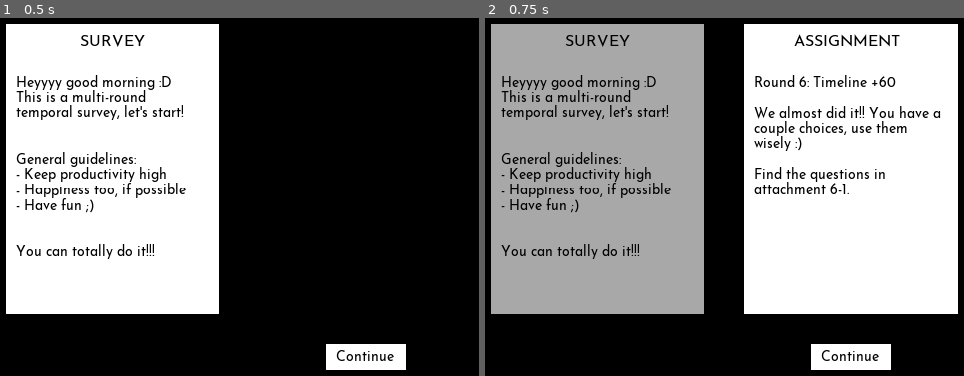
Above: before the commit, frames 1-2 (left to right).
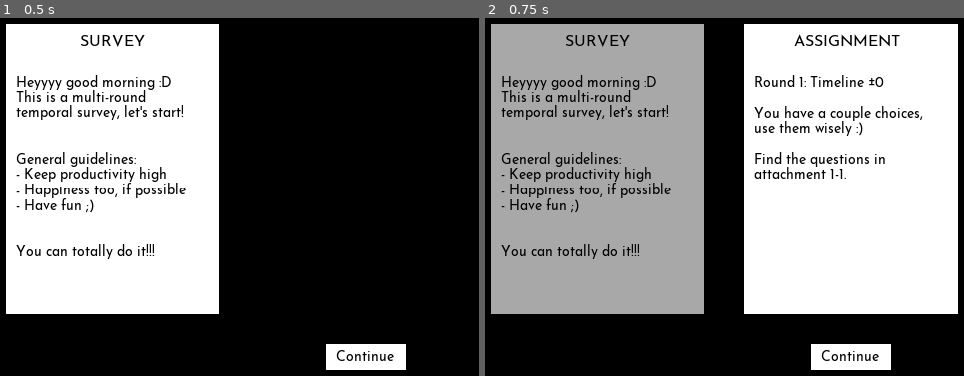
Above: after the commit, the same moments.

Repository: TidB/a-survey-in-a-small-town
Game: Godot game, scene res://assignment.tscn
The game is run twice, just before and just after one commit, with the same random seed, the same clock (stepped at 60 frames per second) and the same inputs.
Inputs (mouse positions are in pixels of both pictures, inside the frame that each line leads up to):
- Up to frame 1 (0.5 s): no input
- Up to frame 2 (0.75 s): tap Enter at 0.5 s; move the mouse to (810, 343) at 0.52 s; hold Space (advance) from 0.53 s (still down); click (810, 343) at 0.67 s

Frame 1 is identical in both runs. In frame 2, 2.6% of the frame differs, in the area x 56-95%, y 15-50%.

Commit message:
Lots of stuff
- Added gitignore,
- Added productivity cooldown
- Fixed more bugs with mouse clicks not really being clicks
- Revised a lot of dialogue
- Added end screen
- 64bit export is now only a single file
- 32bit export added
- Added basic happiness counter
- Added evaluations
- Removed pause function
- Fixed transition bug at the end
- Added kool fade effect for the end

Diff:
--- a/Global.gd
+++ b/Global.gd
@@ -13,7 +13,15 @@
 		'avail': [Person.Mary, Person.Alison, Person.Emily, Person.Alex, Person.Nelly],
 		'rift': [],
 		'wind': [0, 0, 0],
-		'asgmt': '\nRound 5: Timeline -40\n\nThis is technically the first interview, so no choices yet :)\n\nFind the questions in attachment 5-1.',
+		'asgmt': '\nRound 5: Timeline -40\n\nThis is technically the first interview, so no choices yet :)\n\nThe survey\'s taking a bit long, it would be AWESOME if you could hurry up a bit!! <3\n\nFind the questions in attachment 5-1.',
+		'eval': 'Good job!\nThe interviewees think it is just another survey!',
+		'happy': {
+			Person.Mary: 100,
+			Person.Alison: 80,
+			Person.Alex: 90,
+			Person.Emily: 90,
+			Person.Nelly: 100,
+		},
 	},
 	{
 		'offset': -25,
@@ -22,6 +30,13 @@
 		'rift': [],
 		'wind': [0, 0, 0],
 		'asgmt': '\nRound 2: Timeline -25\n\nThis is technically only their second interview, so no choices yet :)\n\nFind the questions in attachment 2-1.',
+		'eval': 'One down, only four more to go ;)\n\nSeems like it won\t take much longer!!',
+		'happy': {
+			Person.Mary: 100,
+			Person.Alex: 90,
+			Person.Emily: 80,
+			Person.Nelly: 100,
+		},
 	},
 	{
 		'offset': 0,
@@ -30,6 +45,8 @@
 		'rift': ['Small'],
 		'wind': [1000, -5, 3],
 		'asgmt': '\nRound 1: Timeline ±0\n\nYou have a couple choices, use them wisely :)\n\nFind the questions in attachment 1-1.',
+		'eval': 'Not bad for your first temporal interview, you\'re making great progress! :D',
+		'happy': {},
 	},
 	{
 		'offset': 5,
@@ -38,6 +55,8 @@
 		'rift': ['Medium'],
 		'wind': [2500, -10, 3],
 		'asgmt': '\nRound 3: Timeline +5\n\nYou have a couple choices, use them wisely :)\n\nFind the questions in attachment 3-1.',
+		'eval': 'Looking good!!',
+		'happy': {},
 	},
 	{
 		'offset': 20,
@@ -45,7 +64,9 @@
 		'avail': [Person.Emily, Person.Nelly],
 		'rift': ['Large'],
 		'wind': [7500, -20, 3.1],
-		'asgmt': '\nRound 4: Timeline +20\n\nYou have a couple choices, use them wisely :)\n\nFind the questions in attachment 4-1.',
+		'asgmt': '\nRound 4: Timeline +20\n\nYou have a couple more choices, use them wisely :)\n\nFind the questions in attachment 4-1.',
+		'eval': 'We\'re almost done!! Now a small detour to plant the seeds of doubt ;)',
+		'happy': {},
 	},
 	{
 		'offset': 60,
@@ -53,28 +74,35 @@
 		'avail': [Person.Nelly],
 		'rift': ['Final', 'FinalBase'],
 		'wind': [20000, -20, 3.2],
-		'asgmt': '\nRound 6: Timeline +60\n\nWe almost did it!! You have a couple choices, use them wisely :)\n\nFind the questions in attachment 6-1.',
-	},
+		'asgmt': '\nRound 6: Timeline +60\n\nWe almost did it!!\n\nGET.\nTHIS.\nDONE.\n;)\n\nFind the questions in attachment 6-1.',
+		'eval': '',
+		'happy': {},
+	}
 ]
 
 var choices = {}
 var picked = []
 
+var happiness = {
+	Person.Alex: 90,
+	Person.Emily: 80,
+	Person.Nelly: 100,
+}
+
 var timelines = 6
-var current_step = 5
+var current_step = 0
 var current_time setget ,get_current_time
 var current_config setget ,get_current_config
 var report_state = ReportState.Survey
 var productivity = 50
+var current_cooldown = 0
 var interview_person
 
 func _ready():
 	self.set_pause_mode(2)
 
 func _input(event):
-	if event.is_action_pressed("ui_cancel"):
-		get_tree().paused = !get_tree().paused
-	elif event.is_action_pressed("fullscreen"):
+	if event.is_action_pressed("fullscreen"):
 		OS.window_fullscreen = !OS.window_fullscreen
 
 func get_current_config():
@@ -83,13 +111,24 @@
 func get_current_time():
 	return ORDER[current_step]
 
+func decrease_cooldown():
+	current_cooldown = clamp(current_cooldown - 1, 0, 3)
+
+func reset_cooldown():
+	current_cooldown = 3
+
+func average_happiness():
+	var sum = 0
+	for person in self.current_config["avail"]:
+		sum += happiness[person]
+	return sum / len(self.current_config["avail"])
+
 func switch_to_interview(person):
 	interview_person = person
 	get_tree().change_scene("res://interview.tscn")
 
 func interview_finished():
 	if len(picked) >= len(self.current_config["avail"]):
-		current_step += 1
 		report_state = ReportState.Evaluation
 		picked = []
 		get_tree().change_scene("res://assignment.tscn")
@@ -98,6 +137,13 @@
 
 func evaluation_finished():
 	if report_state == ReportState.Evaluation or report_state == ReportState.Survey:
+		if report_state == ReportState.Evaluation:
+			current_step += 1
+			print(current_step)
+			print(timelines)
+			if current_step >= timelines:
+				get_tree().change_scene("res://end.tscn")
+				return
 		report_state = ReportState.Assignment
 		get_tree().change_scene("res://assignment.tscn")
 	else:
--- a/assignment.gd
+++ b/assignment.gd
@@ -17,7 +17,7 @@
 	$evaluation.visible = false
 
 func set_assignment():
-	$assignment/RichTextLabel.text = Global.current_config["asgmt"]
+	$assignment/RichTextLabel.text = Global.current_config['asgmt']
 	$survey.visible = true
 	$survey/bg.color = Color.darkgray
 	$assignment.visible = true
@@ -25,6 +25,22 @@
 	$evaluation.visible = false
 
 func set_evaluation():
+	var text = Global.current_config['eval'] + "\n\n"
+
+	if Global.productivity <= 40:
+		Global.reset_cooldown()
+		text += "Your productivity was a tad low, so in the next few choices you'll have to pick the option that's better (for us) ;)"
+	else:
+		text += "Nice job keeping productivity high!! :D"
+
+	text += "\n\n"
+
+	if Global.average_happiness() <= 50:
+		text += "Aww, the interviewees were kinda sad :'("
+	else:
+		text += "Wow!! The interviewees were happy (enough)! Remember that this is not (y)our goal though ;)"
+
+	$evaluation/RichTextLabel.text = text
 	$survey.visible = true
 	$survey/bg.color = Color.darkgray
 	$assignment.visible = true
@@ -33,5 +49,5 @@
 	$evaluation/bg.color = Color.white
 
 func _on_Button_input_event(viewport, event, shape_idx):
-	if (event is InputEventMouseButton && event.pressed):
+	if event is InputEventMouseButton and event.button_index == BUTTON_LEFT and event.pressed:
 		Global.evaluation_finished()
--- /dev/null
+++ b/chatter.tscn
@@ -0,0 +1,7 @@
+[gd_scene format=2]
+
+[node name="Node2D" type="Node2D"]
+
+[node name="bg" type="Polygon2D" parent="."]
+color = Color( 0, 0, 0, 1 )
+polygon = PoolVector2Array( 0, 0, 0, 1080, 1920, 1080, 1920, 0 )
--- /dev/null
+++ b/end.gd
@@ -0,0 +1,5 @@
+extends Node2D
+
+func _input(event):
+	if event.is_action_pressed("advance"):
+		get_tree().quit()
--- /dev/null
+++ b/end.tscn
@@ -0,0 +1,46 @@
+[gd_scene load_steps=5 format=2]
+
+[ext_resource path="res://font/JosefinSans-Regular.ttf" type="DynamicFontData" id=1]
+[ext_resource path="res://end.gd" type="Script" id=2]
+
+[sub_resource type="DynamicFont" id=1]
+size = 200
+font_data = ExtResource( 1 )
+
+[sub_resource type="DynamicFont" id=2]
+size = 100
+font_data = ExtResource( 1 )
+
+[node name="Node2D" type="Node2D"]
+script = ExtResource( 2 )
+
+[node name="bg" type="Polygon2D" parent="."]
+color = Color( 0, 0, 0, 1 )
+polygon = PoolVector2Array( 0, 0, 0, 1080, 1920, 1080, 1920, 0, 1920, 0 )
+
+[node name="Label" type="Label" parent="."]
+margin_left = 240.0
+margin_top = 224.0
+margin_right = 1679.0
+margin_bottom = 627.0
+custom_fonts/font = SubResource( 1 )
+custom_colors/font_color = Color( 1, 1, 1, 1 )
+text = "A Survey
+in a Small Town"
+align = 1
+__meta__ = {
+"_edit_use_anchors_": false
+}
+
+[node name="Label2" type="Label" parent="."]
+margin_left = 240.0
+margin_top = 704.0
+margin_right = 1679.0
+margin_bottom = 1107.0
+custom_fonts/font = SubResource( 2 )
+custom_colors/font_color = Color( 1, 1, 1, 1 )
+text = "Thanks for 'playing' ;)"
+align = 1
+__meta__ = {
+"_edit_use_anchors_": false
+}
--- a/interview.gd
+++ b/interview.gd
@@ -1,21 +1,27 @@
 extends Node2D
 
-const MINIMUM_WAIT = 800
-
-enum Action {PLAYER, PERSON, FADE, CHOICE}
+const MINIMUM_WAIT = 700
+
+enum Action {PLAYER, PERSON, FADE, FADEPARTIAL, CHOICE}
 signal choice_picked
 signal advance
 
 var last_line
 var current_choice
 var timer
-var happiness = 100
+var happiness
 
 func _ready():
+	if Global.current_config["happy"]:
+		happiness = Global.current_config["happy"][Global.interview_person]
+	else:
+		happiness = Global.happiness[Global.interview_person]
 	$person.person = Global.interview_person
 	$Background.color = Global.get_bg_color()
 	$Choice/Choice1Bg/CollisionPolygon2D.polygon = $Choice/Choice1Bg/Polygon2D.polygon
 	$Choice/Choice2Bg/CollisionPolygon2D.polygon = $Choice/Choice2Bg/Polygon2D.polygon
+	$PlayerSpeech.set_percent_visible(0)
+	$PersonSpeech.set_percent_visible(0)
 	update_values()
 	timer = Timer.new()
 	add_child(timer)
@@ -50,6 +56,8 @@
 			var action = line.split(" ")[1]
 			if action == "FADE":
 				dialogue[current_time].append([Action.FADE])
+			elif action == "FADEPARTIAL":
+				dialogue[current_time].append([Action.FADEPARTIAL])
 			elif action == "SKIP":
 				skip = true
 			elif action == "RATE":
@@ -93,6 +101,7 @@
 			if rate:
 				happiness = clamp(happiness + rate[0], 0, 100)
 				Global.productivity = clamp(Global.productivity + rate[1], 0, 100)
+				update_values()
 
 			var box
 			var tween
@@ -149,6 +158,11 @@
 
 			timer.start(1)
 			yield(timer, "timeout")
+		elif line[0] == Action.FADEPARTIAL:
+			$TweenFade.interpolate_property($FadePartial, "color", Color(0, 0, 0, 0), Color(0, 0, 0, 1), 0.5, Tween.TRANS_LINEAR, Tween.EASE_IN_OUT)
+			$TweenFade.start()
+
+			yield($TweenFade, "tween_completed")
 
 	$TweenFade.interpolate_property($Fade, "color", Color(0, 0, 0, 0), Color(0, 0, 0, 1), 0.5, Tween.TRANS_LINEAR, Tween.EASE_IN_OUT)
 	$TweenFade.start()
@@ -157,24 +171,27 @@
 
 	timer.start(1)
 	yield(timer, "timeout")
+	if not Global.current_config["happy"]:
+		Global.happiness[Global.interview_person] = happiness
 	Global.interview_finished()
 
 func _on_Choice1Bg_input_event(viewport, event, shape_idx):
-	if (event is InputEventMouseButton && event.pressed):
+	if event is InputEventMouseButton and event.button_index == BUTTON_LEFT and event.pressed:
 		choice(0)
 
 func _on_Choice2Bg_input_event(viewport, event, shape_idx):
-	if (event is InputEventMouseButton && event.pressed):
+	if event is InputEventMouseButton and event.button_index == BUTTON_LEFT and event.pressed:
 		choice(1)
 
 func _input(event):
 	if event.is_action_pressed("advance"):
 		if OS.get_ticks_msec() - last_line > MINIMUM_WAIT:
 			emit_signal("advance")
-		else:
-			print("minimum wait not yet over!")
 
 func choice(num):
+	if num and Global.current_cooldown > 0:
+		$Choice/Choice2.bbcode_text = "Sorry, you need to wait a couple of rounds before you can choose these again :("
+		return
 	if num and Global.productivity <= 20:
 		$Choice/Choice2.bbcode_text = "Your productivity is too low to choose this option ;)"
 		return
@@ -184,12 +201,15 @@
 		happiness = clamp(happiness - 30, 0, 100)
 		Global.productivity = clamp(Global.productivity + 15, 0, 100)
 	else:
-		happiness = clamp(happiness + 30, 0, 100)
+		happiness = clamp(happiness + 20, 0, 100)
 		Global.productivity = clamp(Global.productivity - 30, 0, 100)
 	update_values()
+	Global.decrease_cooldown()
+
 	if current_choice:
 		Global.choices[current_choice] = num
 		current_choice = null
+
 	emit_signal("choice_picked")
 
 func update_values():
--- a/interview.tscn
+++ b/interview.tscn
@@ -174,5 +174,9 @@
 color = Color( 0, 0, 0, 0 )
 polygon = PoolVector2Array( 0, 0, 0, 1080, 1920, 1080, 1920, 0 )
 
+[node name="FadePartial" type="Polygon2D" parent="."]
+color = Color( 0, 0, 0, 0 )
+polygon = PoolVector2Array( 0, 0, 0, 1080, 256, 1080, 256, 640, 1152, 640, 1152, 960, 256, 960, 256, 1080, 1920, 1080, 1920, 0 )
+
 [connection signal="input_event" from="Choice/Choice1Bg" to="." method="_on_Choice1Bg_input_event"]
 [connection signal="input_event" from="Choice/Choice2Bg" to="." method="_on_Choice2Bg_input_event"]
--- a/person.gd
+++ b/person.gd
@@ -31,7 +31,7 @@
 	$Polygon2D.color = Color.white if active else Color.darkgray
 
 func _on_person_input_event(viewport, event, shape_idx):
-	if (event is InputEventMouseButton and event.button_index == BUTTON_LEFT and event.pressed and active):
+	if event is InputEventMouseButton and event.button_index == BUTTON_LEFT and event.pressed and active:
 		emit_signal("clicked", self)
 
 func name():
--- a/start.tscn
+++ b/start.tscn
@@ -28,17 +28,17 @@
 shader_param/amount = 10.0
 shader_param/speed = 1.5
 
-[sub_resource type="DynamicFont" id=8]
-size = 120
+[sub_resource type="DynamicFont" id=5]
+size = 140
 font_data = ExtResource( 2 )
 
-[sub_resource type="Curve" id=5]
+[sub_resource type="Curve" id=6]
 _data = [ Vector2( 0, 0 ), 0.0, 0.0, 0, 0, Vector2( 0.144737, 1 ), 0.0, 0.0, 0, 0, Vector2( 1, 0 ), 0.0, 0.0, 0, 0 ]
 
-[sub_resource type="CurveTexture" id=6]
-curve = SubResource( 5 )
+[sub_resource type="CurveTexture" id=7]
+curve = SubResource( 6 )
 
-[sub_resource type="ParticlesMaterial" id=7]
+[sub_resource type="ParticlesMaterial" id=8]
 emission_shape = 2
 emission_box_extents = Vector3( 960, 750, 1 )
 flag_disable_z = true
@@ -141,10 +141,10 @@
 
 [node name="Label" type="Label" parent="."]
 material = ExtResource( 7 )
-margin_top = 96.0
+margin_top = 88.0
 margin_right = 1920.0
-margin_bottom = 216.0
-custom_fonts/font = SubResource( 8 )
+margin_bottom = 228.0
+custom_fonts/font = SubResource( 5 )
 align = 1
 __meta__ = {
 "_edit_use_anchors_": false
@@ -152,10 +152,11 @@
 
 [node name="Particles2D" type="Particles2D" parent="."]
 position = Vector2( 960, 728 )
+emitting = false
 amount = 20000
 lifetime = 4.0
 preprocess = 2.0
-process_material = SubResource( 7 )
+process_material = SubResource( 8 )
 
 [node name="Timeline" type="Node2D" parent="."]
 
Not shown, changed: dialogue/alex.txt
Not shown, changed: dialogue/alison.txt
Not shown, changed: dialogue/emily.txt
Not shown, changed: dialogue/nelly.txt
Not shown, changed: export_presets.cfg
Not shown: 2 places in invert.tres that only renumber resources
Not shown: 1 places in start.tscn that only renumber resources
Not shown, added: .gitignore
